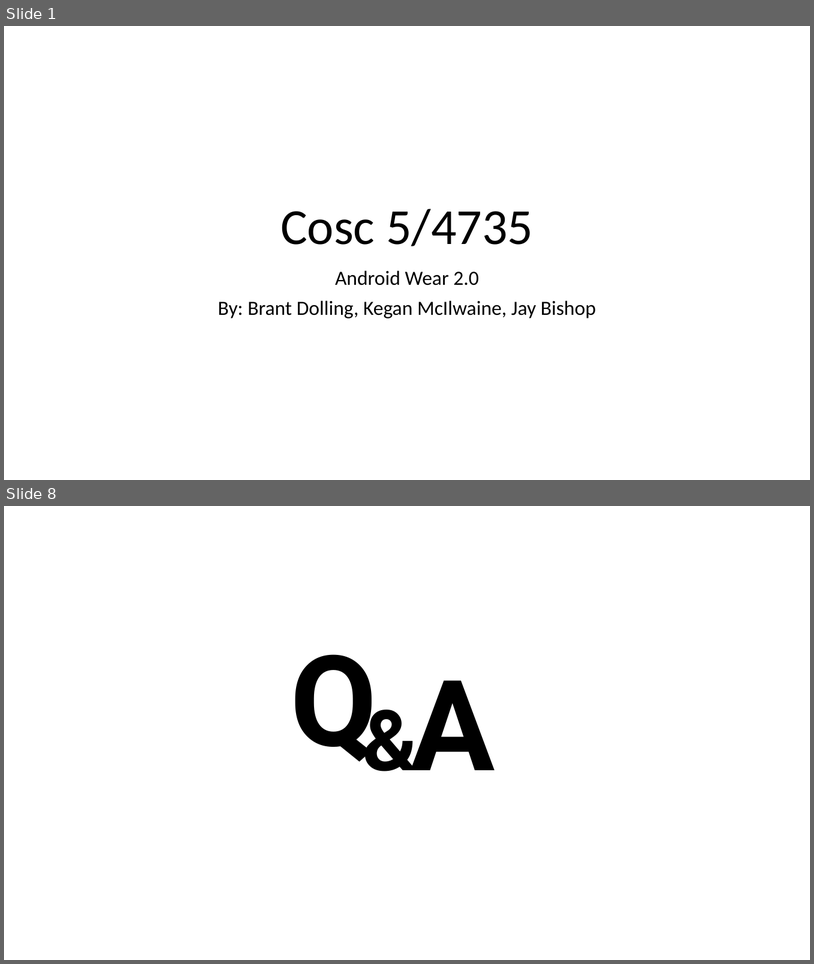
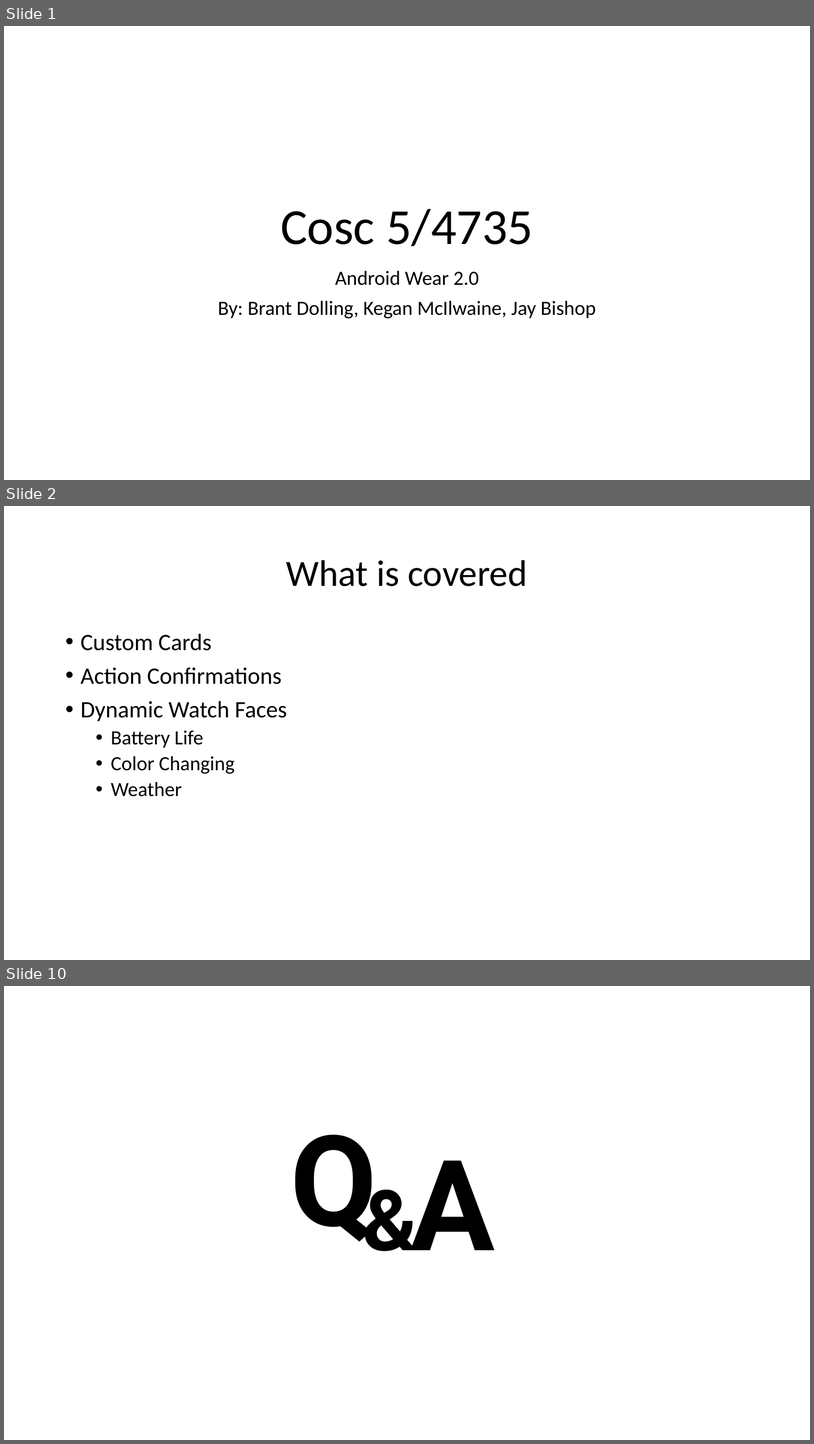
Before and after one commit to JayCBishop/COSC4735_Presentation, a slide deck: Presentation.pptx. Shown one above the other, each under a label of ours: slides 1 and 8 before the commit, slides 1, 2 and 10 after it; the slides between them are not shown. The pictures are 814x964 and 814x1444 pixels, drawn with LibreOffice and Linux fonts; fonts in the diff are those of the drawing. Boxes give left, top, right and bottom in pixels: in the first picture for what was removed or moved away, otherwise in the second. Text is boxed around its words. In the diff, an @@ line names an element or a change of style, - is before the commit and + after.

```diff
--- a/Presentation.pptx
+++ b/Presentation.pptx
@@ slide 2 added at (4, 506, 810, 960), background #FFFFFF @@
@@ title added at (287, 560, 527, 586), 44 pt, text #000000 @@
+What is covered
@@ text added at (81, 633, 287, 796), 28 pt, text #000000 @@
+• Custom Cards
+• Action Confirmations
+• Dynamic Watch Faces
+  • Battery Life
+  • Color Changing
+  • Weather
@@ what was slide 8 is now slide 10 @@
```
Also in this commit, not shown: 1 slide changed, 6 other slides added, 5 slides removed, 40 other files.
